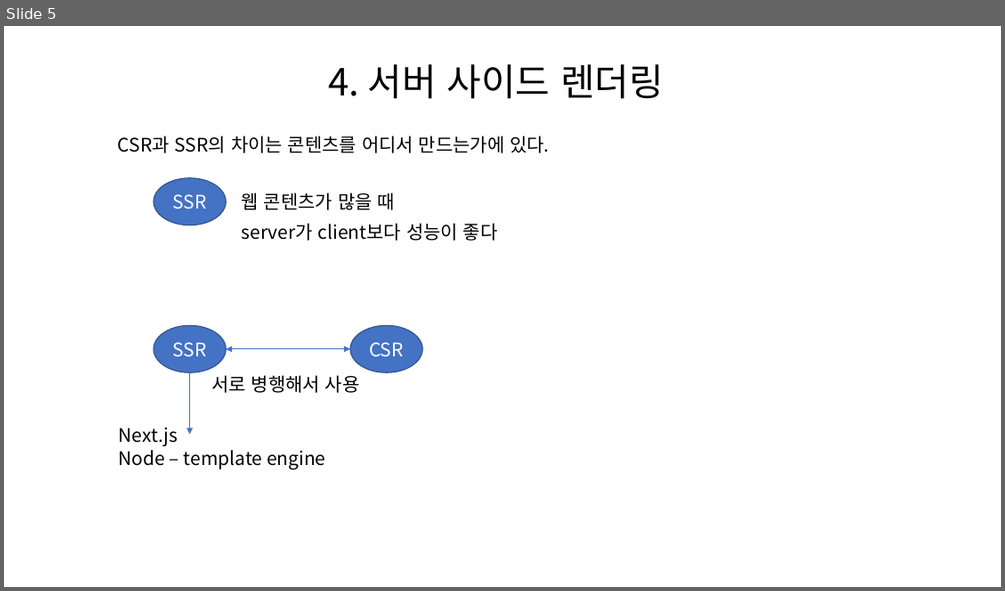
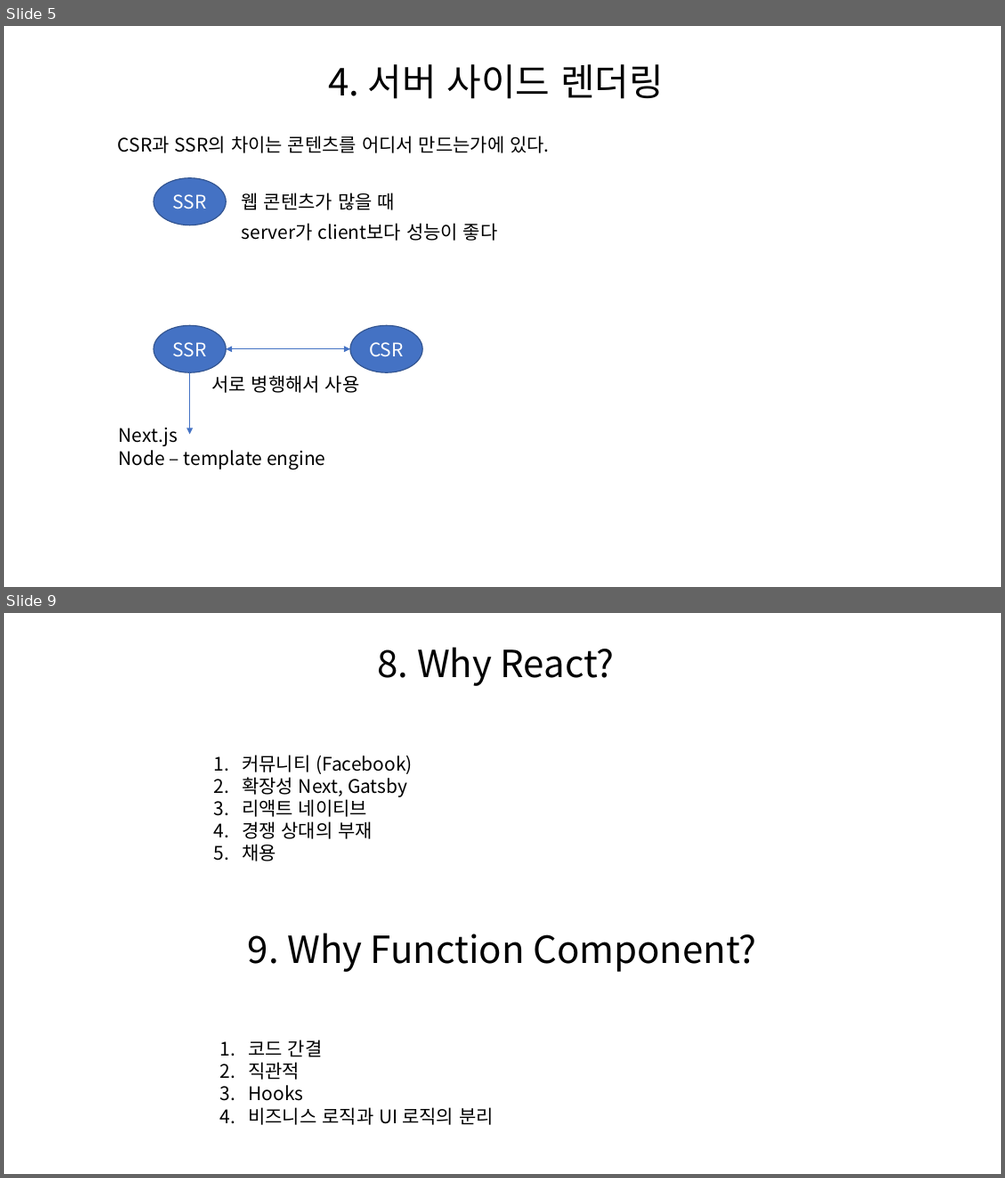
Before and after one commit to Jiwoncoding/Front, a slide deck: TheRED조은강의.pptx. Shown one above the other, each under a label of ours: slide 5 before the commit, slides 5 and 9 after it; the slides between them are not shown. The pictures are 1005x591 and 1005x1178 pixels, drawn with LibreOffice and Linux fonts; fonts in the diff are those of the drawing. Boxes give left, top, right and bottom in pixels: in the first picture for what was removed or moved away, otherwise in the second. Text is boxed around its words. In the diff, an @@ line names an element or a change of style, - is before the commit and + after.

Commit message:
Add files via upload
MSA, MFA, BFF, why React, why Function Component

```diff
--- a/TheRED조은강의.pptx
+++ b/TheRED조은강의.pptx
@@ slide 9 added at (4,613,1001,1174), background #FFFFFF @@
@@ title added at (378,647,615,686), 36 pt, text #000000 @@
+8. Why React?
@@ text added at (242,755,413,861), 18 pt, text #000000 @@
+1. 커뮤니티 (Facebook)
+2. 확장성 Next, Gatsby
+3. 리액트 네이티브
+4. 경쟁 상대의 부재
+5. 채용
@@ text added at (248,933,757,972), 36 pt, text #000000 @@
+9. Why Function Component?
@@ text added at (248,1039,494,1125), 18 pt, text #000000 @@
+1. 코드 간결
+2. 직관적
+3. Hooks
+4. 비즈니스 로직과 UI 로직의 분리
```
Also in this commit, not shown: 3 other slides added, 1 slide removed.
